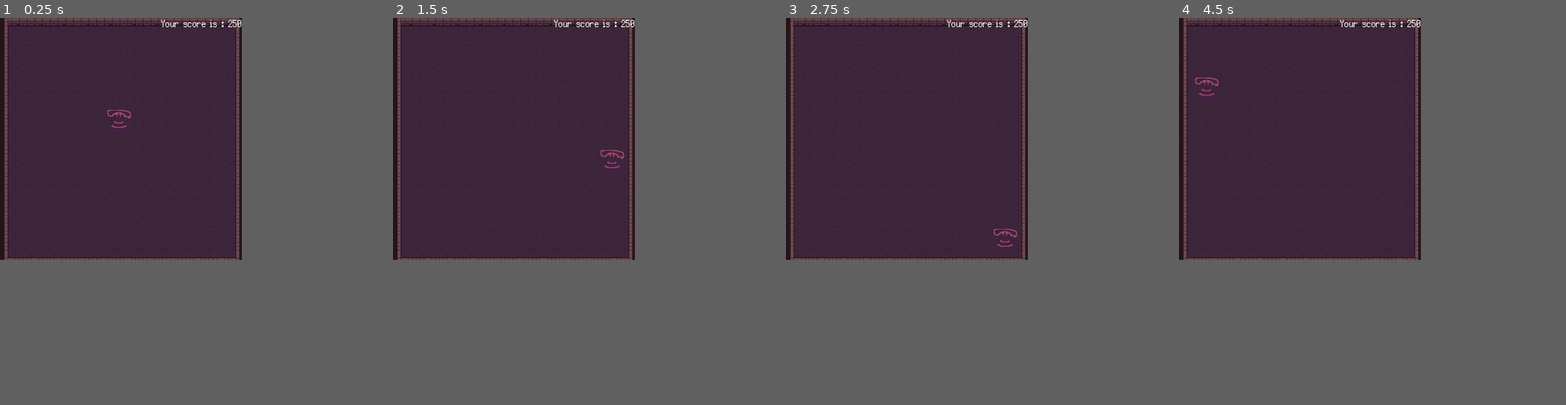
Above: before the commit, frames 1-4 (left to right).
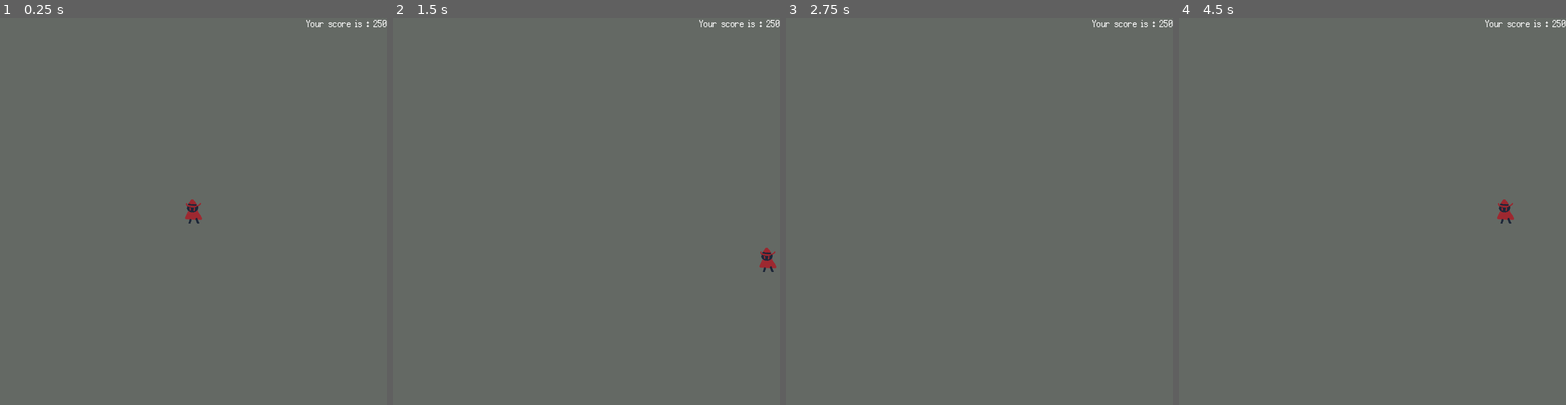
Above: after the commit, the same moments.

Repository: BozWorld/Witchy_Witch_Remake
Game: Godot game, scene res://prefab/Test_scene.tscn
Two runs of this game, one before a commit and one after it. Both use one fixed random seed, a clock stepped at 60 frames per second and the inputs below.
Inputs:
- Up to frame 1 (0.25 s): no input
- Up to frame 2 (1.5 s): tap Enter at 0.5 s; hold D (right) 0.53-1.28 s; hold S (down) from 1.28 s (still down)
- Up to frame 3 (2.75 s): release S (down) at 2.03 s; hold D (right) from 2.03 s (still down)
- Up to frame 4 (4.5 s): tap Space at 2.75 s; release D (right) at 2.78 s; hold W (up) 2.78-3.53 s; hold A (left) from 3.53 s (still down)
In our replay, the window is 500x500 before the commit and 800x800 after it. These sizes can differ from the game's own. Grey fills any space a smaller window leaves; there, only what the larger window draws over its background counts as a difference.

The runs differ from the first frame. In frame 1, 39% of the frame differs, in the area x 0-100%, y 0-63%; in frame 2, 39%, in the area x 0-100%, y 0-66%; in frame 3, 39%; in frame 4, 39%.

Commit message:
{basics}

Diff:
--- /dev/null
+++ b/SimpleWater.gdshader
@@ -0,0 +1,9 @@
+shader_type canvas_item;
+
+uniform sampler2D noise;
+uniform vec2 scroll = vec2(0.05,0.05);
+
+void fragment() {
+	vec4 noise_col = texture(noise, UV + scroll * TIME);
+	COLOR = noise_col;
+}
--- /dev/null
+++ b/icon.gdshader
@@ -0,0 +1,5 @@
+shader_type canvas_item;
+
+void fragment() {
+	// Place fragment code here.
+}
--- /dev/null
+++ b/icon.tscn
@@ -0,0 +1,23 @@
+[gd_scene load_steps=7 format=3 uid="uid://b2r5xelefy1wh"]
+
+[ext_resource type="Texture2D" uid="uid://du2c6xr7c2dvk" path="res://icon.svg" id="1_13rhm"]
+[ext_resource type="Shader" path="res://SimpleWater.gdshader" id="1_d4fqh"]
+[ext_resource type="Script" path="res://script/shaderTest.gd" id="2_e4u2q"]
+
+[sub_resource type="FastNoiseLite" id="FastNoiseLite_su5wn"]
+frequency = 0.0594
+
+[sub_resource type="NoiseTexture2D" id="NoiseTexture2D_yo6ko"]
+noise = SubResource("FastNoiseLite_su5wn")
+
+[sub_resource type="ShaderMaterial" id="ShaderMaterial_sctox"]
+shader = ExtResource("1_d4fqh")
+shader_parameter/scroll = Vector2(0.05, 0.05)
+shader_parameter/noise = SubResource("NoiseTexture2D_yo6ko")
+
+[node name="Icon" type="Sprite2D"]
+material = SubResource("ShaderMaterial_sctox")
+position = Vector2(249.5, 199.5)
+scale = Vector2(3.89844, 3.13281)
+texture = ExtResource("1_13rhm")
+script = ExtResource("2_e4u2q")
--- a/player/Player.tscn
+++ b/player/Player.tscn
@@ -1,7 +1,18 @@
-[gd_scene load_steps=5 format=3 uid="uid://brf1oaeggr8t7"]
+[gd_scene load_steps=6 format=3 uid="uid://brf1oaeggr8t7"]
 
 [ext_resource type="Script" path="res://player/PlayerMovement.gd" id="1_otvtc"]
-[ext_resource type="Texture2D" uid="uid://7e2phlnsofeo" path="res://assets/Sprite-0003.png" id="2_lws32"]
+[ext_resource type="Texture2D" uid="uid://cm51rgbprvl01" path="res://assets/player/Plan de travail 1.png" id="2_ukhv4"]
+
+[sub_resource type="SpriteFrames" id="SpriteFrames_gopok"]
+animations = [{
+"frames": [{
+"duration": 1.0,
+"texture": ExtResource("2_ukhv4")
+}],
+"loop": true,
+"name": &"default",
+"speed": 5.0
+}]
 
 [sub_resource type="CircleShape2D" id="CircleShape2D_mgrc7"]
 radius = 24.0208
@@ -15,14 +26,16 @@
 collision_mask = 13
 script = ExtResource("1_otvtc")
 
-[node name="Sprite2D" type="Sprite2D" parent="."]
-texture = ExtResource("2_lws32")
+[node name="AnimatedSprite2D" type="AnimatedSprite2D" parent="."]
+sprite_frames = SubResource("SpriteFrames_gopok")
 
 [node name="PlayerCollision" type="CollisionShape2D" parent="."]
 shape = SubResource("CircleShape2D_mgrc7")
 debug_color = Color(0.960784, 0, 0.521569, 0.419608)
 
-[node name="GreeseCollision" type="CollisionShape2D" parent="."]
+[node name="Gresse_object" type="Area2D" parent="."]
+
+[node name="GreeseCollision" type="CollisionShape2D" parent="Gresse_object"]
 shape = SubResource("CircleShape2D_yudfq")
 debug_color = Color(0, 0.631373, 0.458824, 0.419608)
 
--- a/player/PlayerMovement.gd
+++ b/player/PlayerMovement.gd
@@ -1,12 +1,12 @@
 extends CharacterBody2D
 
-var speed = 25000
+var speed = 30000
 var greeseMeter = 0
 
 signal _greeseScore(gr)
 
 
-func _process(delta):
+func process(delta):
 	_greeseScore.emit(greeseMeter)
 
 func _physics_process(delta):
--- a/prefab/Test_scene.tscn
+++ b/prefab/Test_scene.tscn
@@ -1,15 +1,12 @@
-[gd_scene load_steps=4 format=3 uid="uid://deeby57jt3r8q"]
+[gd_scene load_steps=5 format=3 uid="uid://deeby57jt3r8q"]
 
 [ext_resource type="PackedScene" uid="uid://brf1oaeggr8t7" path="res://player/Player.tscn" id="1_jw5vv"]
-[ext_resource type="PackedScene" uid="uid://cw0tjb2hkpfd0" path="res://prefab/background_tileMap.tscn" id="1_utaqw"]
+[ext_resource type="Texture2D" uid="uid://bhhmqfxwffro6" path="res://assets/background/Plan de travail 1.png" id="2_kjpt7"]
 [ext_resource type="FontFile" uid="uid://ip1wdy1pq3t0" path="res://assets/font/Silver.ttf" id="3_tehvs"]
 
+[sub_resource type="CanvasItemMaterial" id="CanvasItemMaterial_usdaq"]
+
 [node name="Level_1" type="Node2D"]
-
-[node name="Background" parent="." instance=ExtResource("1_utaqw")]
-
-[node name="PlayerController" parent="." instance=ExtResource("1_jw5vv")]
-position = Vector2(246, 215)
 
 [node name="CanvasLayer" type="CanvasLayer" parent="."]
 
@@ -24,3 +21,11 @@
 theme_override_fonts/normal_font = ExtResource("3_tehvs")
 theme_override_font_sizes/normal_font_size = 30
 text = "Your score is : 250"
+
+[node name="Sprite2D" type="Sprite2D" parent="."]
+material = SubResource("CanvasItemMaterial_usdaq")
+position = Vector2(400, 400)
+texture = ExtResource("2_kjpt7")
+
+[node name="PlayerController" parent="." instance=ExtResource("1_jw5vv")]
+position = Vector2(400, 400)
--- a/project.godot
+++ b/project.godot
@@ -11,14 +11,17 @@
 [application]
 
 config/name="Witchy_Witch_Remake"
+config/description="Remake of trying to make a game named “witchy witch “ on GB studio, i decided it was to hard for my skills, lately i haved some idea of remake of my game and decided to think of it
+
+link of notion : Remake of trying to make a game named “witchy witch “ on GB studio, i decided it was to hard for my skills, lately i haved some idea of remake of my game and decided to think of it"
 run/main_scene="res://prefab/Test_scene.tscn"
 config/features=PackedStringArray("4.1", "Mobile")
 config/icon="res://icon.svg"
 
 [display]
 
-window/size/viewport_width=500
-window/size/viewport_height=500
+window/size/viewport_width=800
+window/size/viewport_height=800
 
 [input]
 
Binary file removed: assets/background.png
Binary file added: assets/background/Plan de travail 1.png
Not shown, added: assets/background/Plan de travail 1.png.import
Binary file added: assets/player/Plan de travail 1.png
Not shown, changed: assets/player/Plan de travail 1.png.import
Empty file added: script/shaderTest.gd
Not shown, added: assets/player/Sans titre-3.psd
